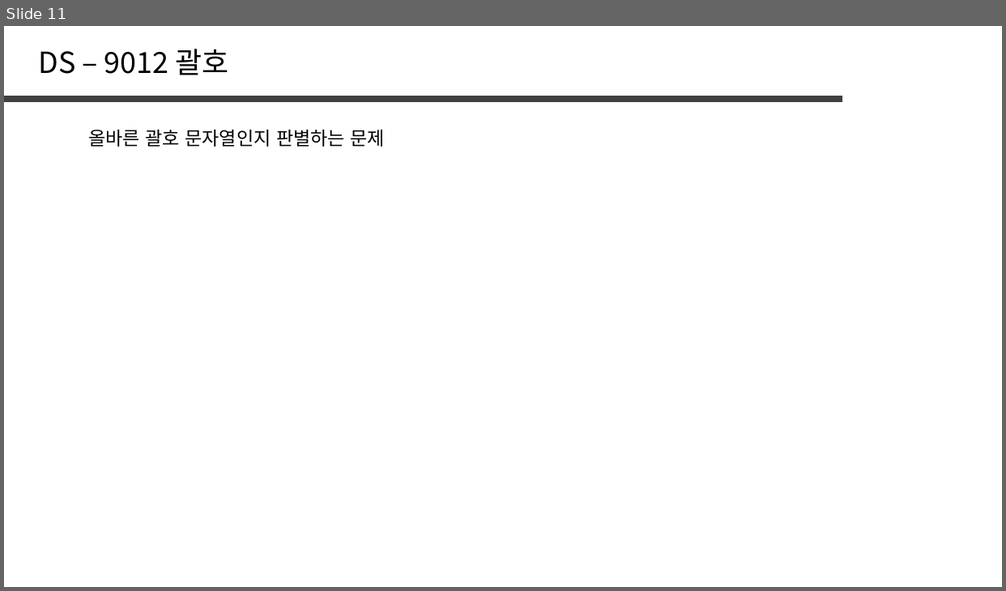
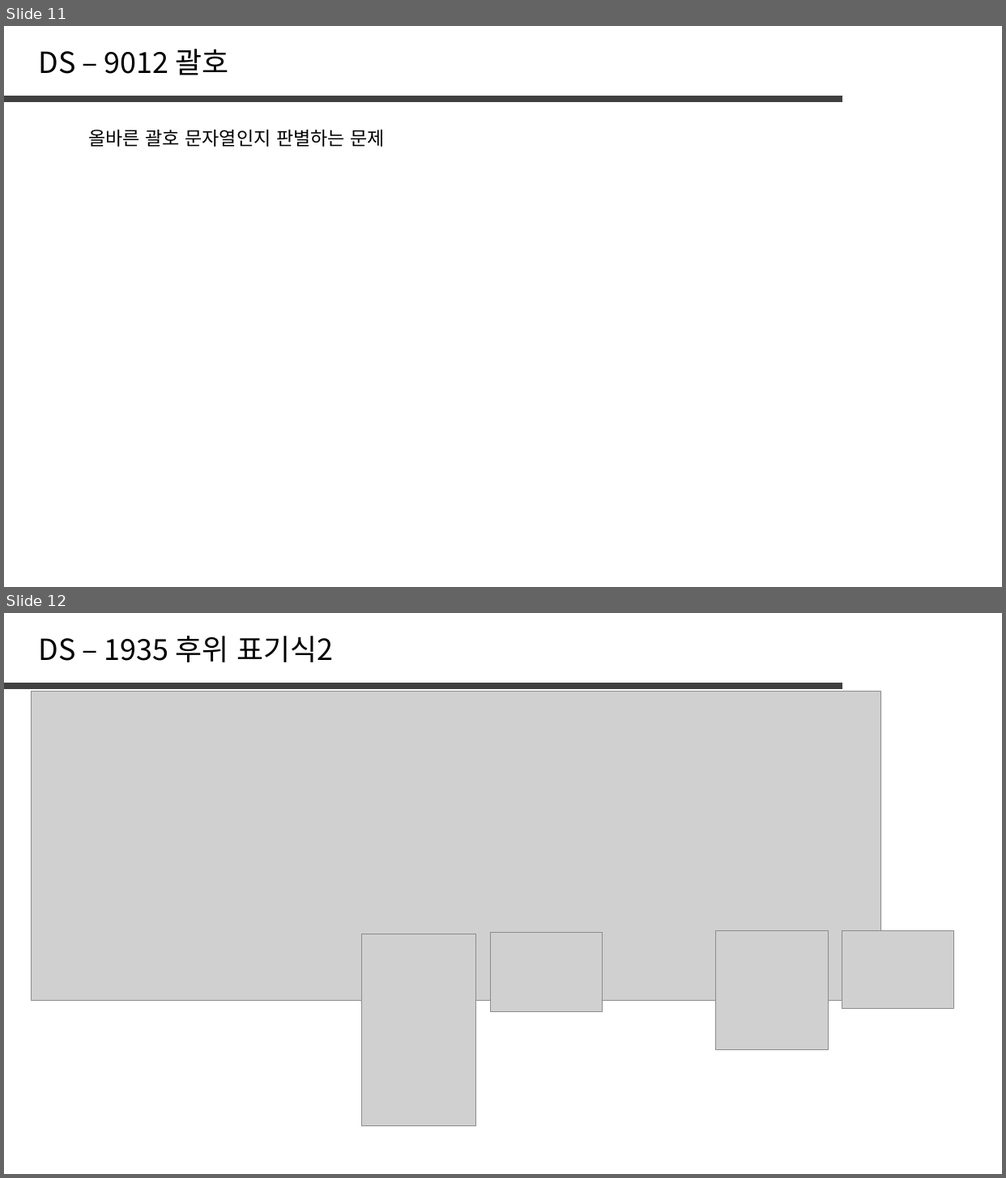
Before and after one commit to jaehoo1/PS-study, a slide deck: study/7_Stack, Queue, List.pptx. Shown one above the other, each under a label of ours: slide 11 before the commit, slides 11 and 12 after it. The pictures are 1006x591 and 1006x1178 pixels, drawn with LibreOffice and Linux fonts; fonts in the diff are those of the drawing; grey boxes stand for pictures. Boxes give left, top, right and bottom in pixels: in the first picture for what was removed or moved away, otherwise in the second. Text is boxed around its words. In the diff, an @@ line names an element or a change of style, - is before the commit and + after.

```diff
--- a/study/7_Stack, Queue, List.pptx
+++ b/study/7_Stack, Queue, List.pptx
@@ slide 12 added at (x1=4, y1=613, x2=1002, y2=1174), background #FFFFFF @@
@@ text added at (x1=39, y1=636, x2=334, y2=662), 28 pt, text #000000 @@
+DS – 1935 후위 표기식2
@@ line added from (4, 686) to (842, 686), #404040 6 pt @@
@@ picture added at (x1=31, y1=691, x2=880, y2=1000) @@
@@ picture added at (x1=362, y1=934, x2=476, y2=1127) @@
@@ picture added at (x1=491, y1=933, x2=603, y2=1012) @@
@@ picture added at (x1=716, y1=931, x2=829, y2=1050) @@
@@ picture added at (x1=842, y1=931, x2=954, y2=1009) @@
```
Also in this commit, not shown: 1 slide changed, 3 other slides added, 8 slides removed.
